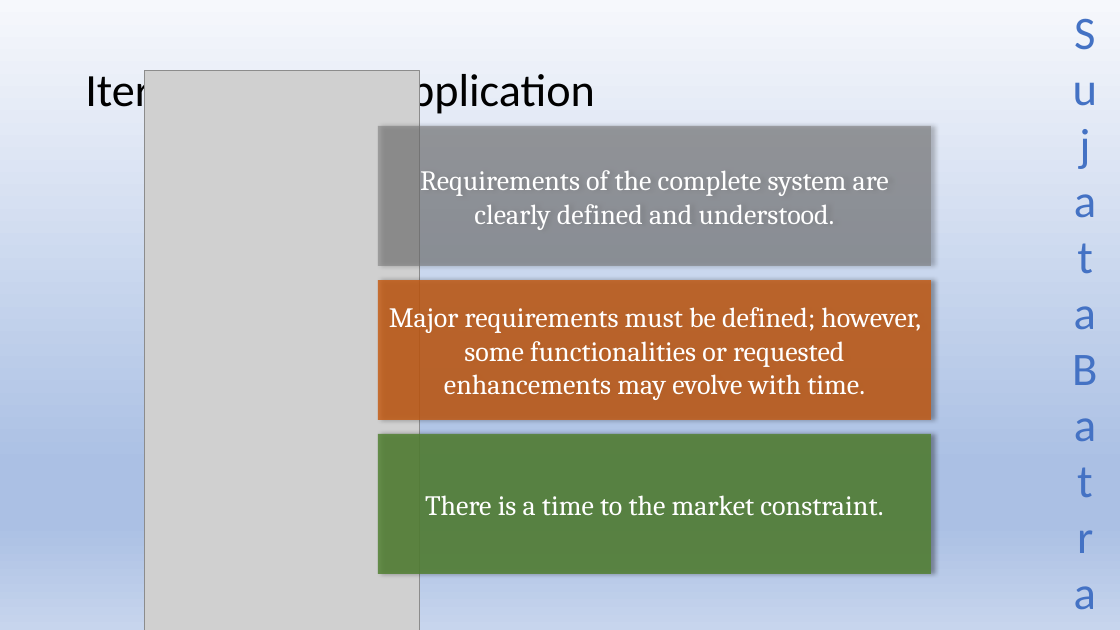
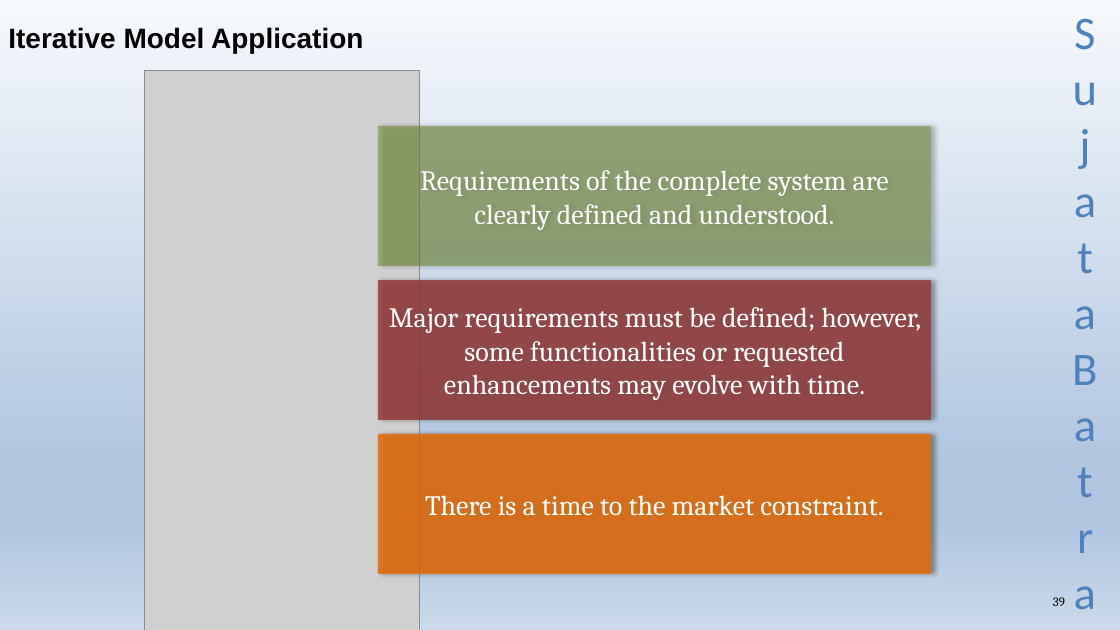
Before and after one commit to Sujatabatra/SapientNov2021QABatch, a slide deck: slide 39 of QA/QA Study Material.pptx. Drawn at 1120x630 pixels with LibreOffice and Linux fonts; fonts in the diff are those of the drawing; grey boxes stand for pictures. Boxes give left, top, right and bottom in pixels: in the first picture for what was removed or moved away, otherwise in the second. Text is boxed around its words. In the diff, an @@ line names an element or a change of style, - is before the commit and + after.

```diff
--- a/QA/QA Study Material.pptx
+++ b/QA/QA Study Material.pptx
@@ background gradient #F6F8FC to #ABC0E4 to #C7D5ED to gradient #F6F9FC to #B0C6E1 to #CAD9EB @@
@@ title "Iterative Model Application": place and size @@
-title "Iterative Model Application" at [85, 68, 595, 118]
+title "Iterative Model Application" at [8, 27, 363, 53]
@@ title "Iterative Model Application" at [8, 27, 363, 53]: size 39.6 to 24 pt, font Calibri to Arial, bold on; line spacing 0.9 to 1 @@
@@ text "Sujata Batra" at [1062, 0, 1109, 629]: text colour #4472C4 to #4F81BD @@
@@ rectangle "Requirements of the complete system ..." at [378, 126, 931, 266]: fill #7C7C7C at 58% opacity to #77933C at 58% opacity @@
@@ rectangle "Major requirements must be defined; ..." at [378, 280, 931, 420]: fill #C55A11 at 82% opacity to #953735 at 82% opacity @@
@@ rectangle "There is a time to ..." at [378, 434, 931, 575]: fill #548235 at 86% opacity to #E46C0A at 86% opacity @@
@@ page number added at [1053, 597, 1065, 606], 11 pt, text #000000 @@
+39
```
Also in this commit, not shown: 102 other slides changed, 20 slides added.
